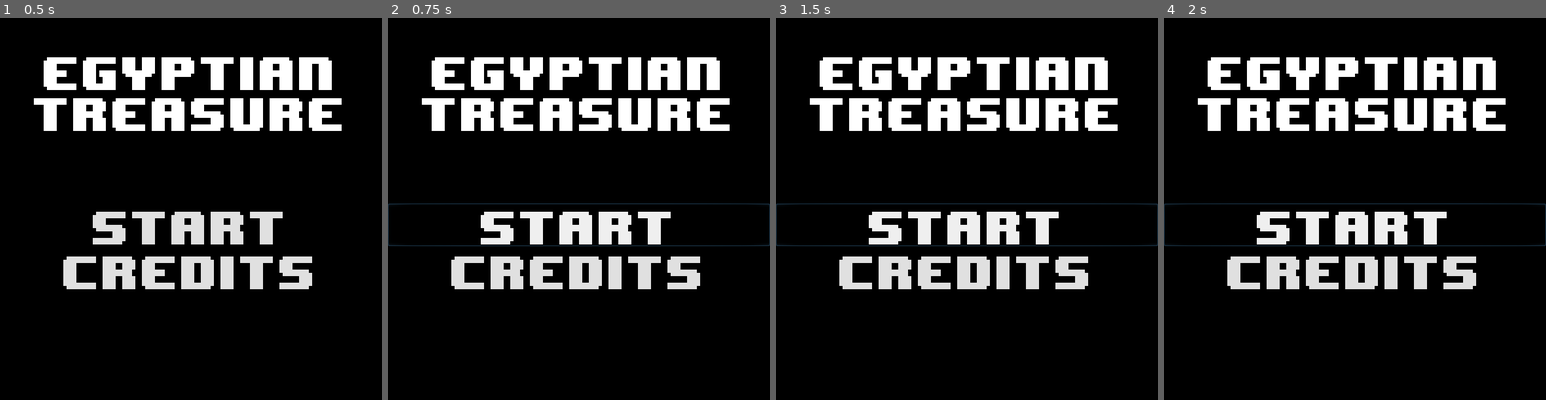
Above: before the commit, frames 1-4 (left to right).
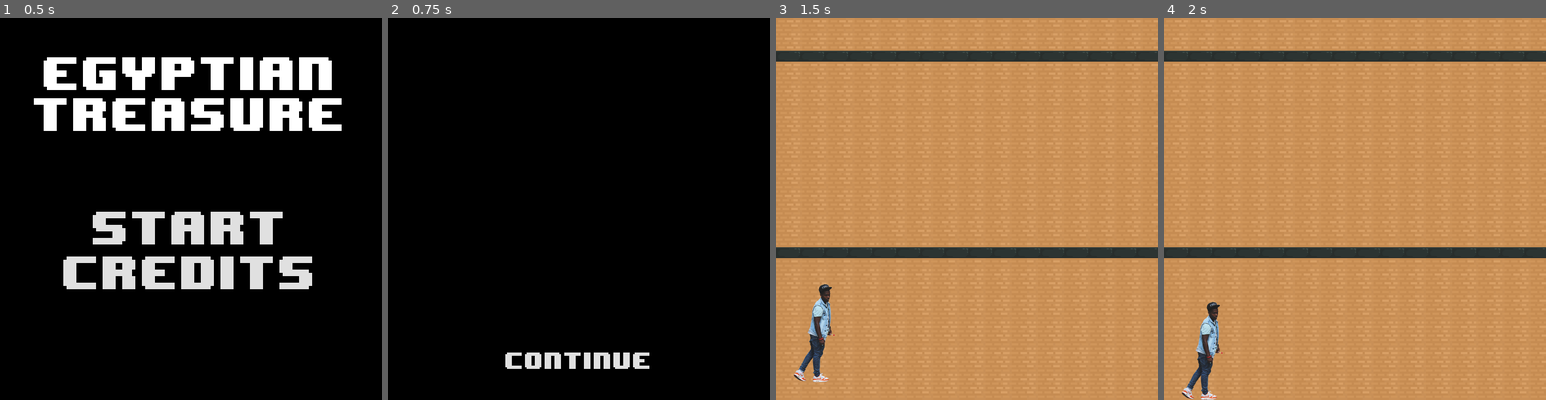
Above: after the commit, the same moments.

Repository: ljhs-games/egyptian-treasure
Game: Godot game, scene res://scenes/TitleScreen.tscn
The game is run twice, just before and just after one commit, with the same random seed, the same clock (stepped at 60 frames per second) and the same inputs.
Inputs:
- Up to frame 1 (0.5 s): no input
- Up to frame 2 (0.75 s): click "Start" at 0.5 s
- Up to frame 3 (1.5 s): click "Start" (after the commit: "Continue") at 1.25 s
- Up to frame 4 (2 s): no input

Frame 1 is identical in both runs. In frame 2, 16% of the frame differs, in the area x 0-100%, y 10-92%; in frame 3, 100%; in frame 4, 100%, in the area x 0-100%, y 0-100%.
Error before the commit: Invalid type in function 'change_scene' in base 'SceneTree'. Cannot convert argument 1 from Nil to String. (res://nodes/travel-button/TravelButton.gd:6)

Commit message:
Make map for the player bigger

Diff:
--- a/src/nodes/background-platform/BackgroundPlatform.tscn
+++ b/src/nodes/background-platform/BackgroundPlatform.tscn
@@ -4,9 +4,9 @@
 
 [node name="BackgroundPlatform" type="Sprite"]
 
-position = Vector2( 350, 10 )
+position = Vector2( 700, 10 )
 scale = Vector2( 2, 2 )
 texture = ExtResource( 1 )
 region_enabled = true
-region_rect = Rect2( 0, 0, 350, 10 )
+region_rect = Rect2( 0, 0, 700, 10 )
 _sections_unfolded = [ "Region", "Transform" ]
--- a/src/nodes/boundary/Boundary.tscn
+++ b/src/nodes/boundary/Boundary.tscn
@@ -4,7 +4,7 @@
 
 custom_solver_bias = 0.0
 a = Vector2( 0, 0 )
-b = Vector2( 700, 0 )
+b = Vector2( 1400, 0 )
 
 [node name="Boundary" type="StaticBody2D"]
 
--- a/src/nodes/brick/Brick.tscn
+++ b/src/nodes/brick/Brick.tscn
@@ -4,9 +4,9 @@
 
 [node name="Brick" type="Sprite"]
 
-position = Vector2( 350, 350 )
+position = Vector2( 700, 0 )
 scale = Vector2( 4, 4 )
 texture = ExtResource( 1 )
 region_enabled = true
-region_rect = Rect2( 0, 0, 175, 175 )
+region_rect = Rect2( 0, 0, 350, 350 )
 _sections_unfolded = [ "Material", "Region", "Transform" ]
--- a/src/nodes/player/Player.gd
+++ b/src/nodes/player/Player.gd
@@ -12,6 +12,7 @@
 func _ready():
 	acceleration.y = gravity
 	set_physics_process(true)
+	set_process_input(true)
 
 func _physics_process(delta):
 	move_and_slide(velocity, Vector2(0, -1))
--- a/src/nodes/player/Player.tscn
+++ b/src/nodes/player/Player.tscn
@@ -9,7 +9,7 @@
 radius = 20.0
 height = 140.0
 
-[node name="Player" type="KinematicBody2D"]
+[node name="Player" type="KinematicBody2D" index="0"]
 
 input_pickable = false
 collision_layer = 1
--- a/src/scenes/Game.tscn
+++ b/src/scenes/Game.tscn
@@ -14,19 +14,19 @@
 
 [node name="BackgroundPlatform" parent="Background" index="1" instance=ExtResource( 2 )]
 
-position = Vector2( 350, 140 )
+position = Vector2( 700, -250 )
 
 [node name="Ghost" parent="Background/BackgroundPlatform" index="0" instance=ExtResource( 3 )]
 
-position = Vector2( -40, 60 )
+position = Vector2( -25, -35 )
 
 [node name="BackgroundPlatform2" parent="Background" index="2" instance=ExtResource( 2 )]
 
-position = Vector2( 350, 310 )
+position = Vector2( 700, 70 )
 
 [node name="BackgroundPlatform3" parent="Background" index="3" instance=ExtResource( 2 )]
 
-position = Vector2( 350, 500 )
+position = Vector2( 700, 430 )
 
 [node name="Floor" parent="Background" index="4" instance=ExtResource( 4 )]
 
--- a/src/scenes/TitleScreen.tscn
+++ b/src/scenes/TitleScreen.tscn
@@ -58,6 +58,7 @@
 custom_fonts/font = ExtResource( 1 )
 text = "Start"
 _sections_unfolded = [ "custom_fonts" ]
+target_scene = "res://scenes/Diary.tscn"
 
 [node name="CreditsButton" parent="CanvasLayer/VBoxContainer" index="1" instance=ExtResource( 2 )]
 
